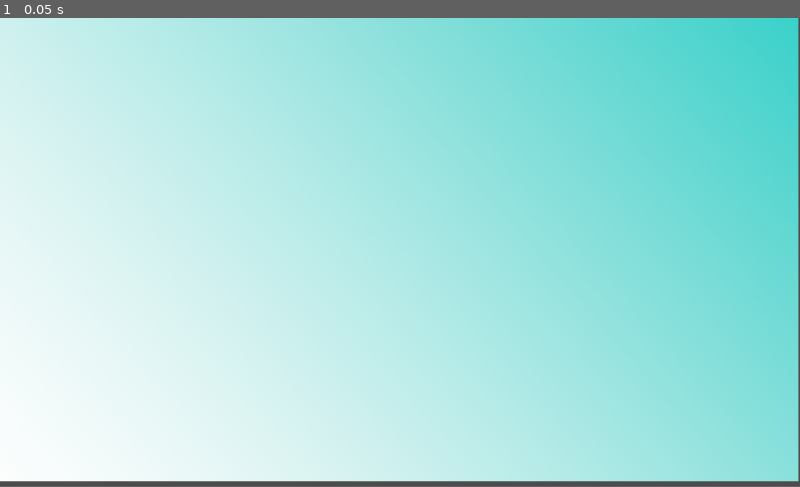
Above: before the commit, frame 1.
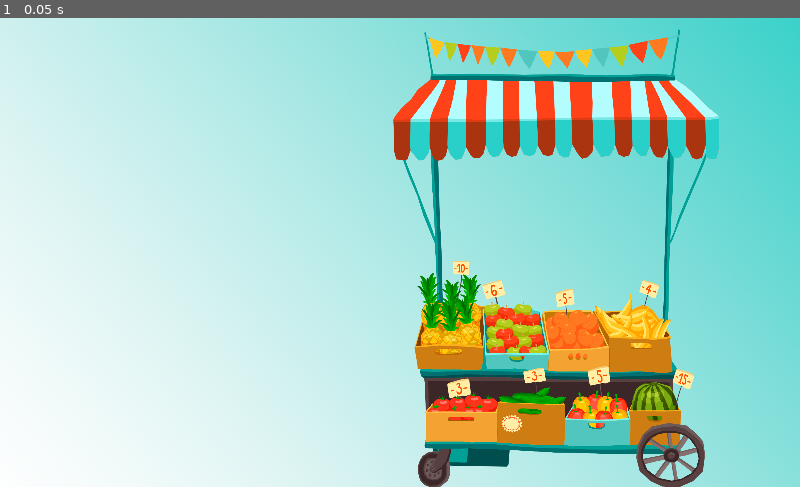
Above: after the commit, the same moment.

Repository: victoriaogomes/Ultimate-Food-Defense
Game: Godot game, scene res://titleScreen.tscn
Two runs of this game, one before a commit and one after it. Both use one fixed random seed, a clock stepped at 60 frames per second and the inputs below.
Inputs:
- Up to frame 1 (0.05 s): no input
The window is 800x468 before the commit and 800x469 after it. Grey fills any space a smaller window leaves; there, only what the larger window draws over its background counts as a difference.

The runs differ from the first frame. In frame 1, 20% of the frame differs, in the area x 0-100%, y 0-100%.

Commit message:
"Início" menu

Diff:
--- a/UltimateFruitDefense/project.godot
+++ b/UltimateFruitDefense/project.godot
@@ -14,6 +14,10 @@
 run/main_scene="res://titleScreen.tscn"
 config/icon="res://icon.png"
 
+[display]
+
+window/stretch/mode="2d"
+
 [rendering]
 
 environment/default_environment="res://default_env.tres"
--- a/UltimateFruitDefense/titleScreen.tscn
+++ b/UltimateFruitDefense/titleScreen.tscn
@@ -1,6 +1,16 @@
-[gd_scene load_steps=2 format=2]
+[gd_scene load_steps=12 format=2]
 
 [ext_resource path="res://sprites/Background.png" type="Texture" id=1]
+[ext_resource path="res://sprites/Car.png" type="Texture" id=2]
+[ext_resource path="res://sprites/Pineapple box.png" type="Texture" id=3]
+[ext_resource path="res://sprites/Banana box.png" type="Texture" id=4]
+[ext_resource path="res://sprites/Orange box.png" type="Texture" id=5]
+[ext_resource path="res://sprites/Apple box.png" type="Texture" id=6]
+[ext_resource path="res://sprites/Tomato box.png" type="Texture" id=7]
+[ext_resource path="res://sprites/Watermelon box.png" type="Texture" id=8]
+[ext_resource path="res://sprites/Pepper box.png" type="Texture" id=9]
+[ext_resource path="res://sprites/Cucumber box.png" type="Texture" id=10]
+[ext_resource path="res://sprites/Wheel.png" type="Texture" id=11]
 
 [node name="MarginContainer" type="MarginContainer" index="0"]
 
@@ -18,8 +28,118 @@
 size_flags_vertical = 1
 _sections_unfolded = [ "Theme" ]
 
-[node name="Sprite" type="Sprite" parent="." index="0"]
+[node name="background" type="Sprite" parent="." index="0"]
 
-position = Vector2( 509.568, 296.85 )
-scale = Vector2( 0.487695, 0.396379 )
+position = Vector2( 512.012, 300.016 )
+scale = Vector2( 0.487613, 0.400011 )
 texture = ExtResource( 1 )
+
+[node name="HBoxContainer" type="HBoxContainer" parent="." index="1"]
+
+anchor_left = 0.0
+anchor_top = 0.0
+anchor_right = 0.0
+anchor_bottom = 0.0
+margin_left = 2.0
+margin_top = 1.0
+margin_right = 1023.0
+margin_bottom = 601.0
+rect_pivot_offset = Vector2( 0, 0 )
+rect_clip_content = false
+mouse_filter = 1
+mouse_default_cursor_shape = 0
+size_flags_horizontal = 1
+size_flags_vertical = 1
+alignment = 0
+
+[node name="VBoxContainer" type="VBoxContainer" parent="HBoxContainer" index="0"]
+
+anchor_left = 0.0
+anchor_top = 0.0
+anchor_right = 0.0
+anchor_bottom = 0.0
+margin_bottom = 600.0
+rect_pivot_offset = Vector2( 0, 0 )
+rect_clip_content = false
+mouse_filter = 1
+mouse_default_cursor_shape = 0
+size_flags_horizontal = 1
+size_flags_vertical = 1
+alignment = 0
+
+[node name="CenterContainer" type="CenterContainer" parent="HBoxContainer" index="1"]
+
+anchor_left = 0.0
+anchor_top = 0.0
+anchor_right = 0.0
+anchor_bottom = 0.0
+margin_left = 4.0
+margin_right = 4.0
+margin_bottom = 600.0
+rect_pivot_offset = Vector2( 0, 0 )
+rect_clip_content = false
+mouse_filter = 0
+mouse_default_cursor_shape = 0
+size_flags_horizontal = 1
+size_flags_vertical = 1
+use_top_left = false
+
+[node name="car" type="Sprite" parent="HBoxContainer/CenterContainer" index="0"]
+
+position = Vector2( 708.032, 302.905 )
+scale = Vector2( 0.292039, 0.355475 )
+texture = ExtResource( 2 )
+
+[node name="pineappleBox" type="Sprite" parent="HBoxContainer/CenterContainer" index="1"]
+
+position = Vector2( 573.543, 382.713 )
+scale = Vector2( 0.321744, 0.358877 )
+texture = ExtResource( 3 )
+
+[node name="bananaBox" type="Sprite" parent="HBoxContainer/CenterContainer" index="2"]
+
+position = Vector2( 805.871, 394.854 )
+scale = Vector2( 0.250728, 0.284355 )
+texture = ExtResource( 4 )
+
+[node name="orangeBox" type="Sprite" parent="HBoxContainer/CenterContainer" index="3"]
+
+position = Vector2( 732.244, 399.428 )
+scale = Vector2( 0.270414, 0.346304 )
+texture = ExtResource( 5 )
+
+[node name="appleBox" type="Sprite" parent="HBoxContainer/CenterContainer" index="4"]
+
+position = Vector2( 656.014, 392.463 )
+scale = Vector2( 0.34411, 0.354576 )
+texture = ExtResource( 6 )
+
+[node name="tomatoBox" type="Sprite" parent="HBoxContainer/CenterContainer" index="5"]
+
+position = Vector2( 588.758, 502.336 )
+scale = Vector2( 0.317134, 0.330615 )
+texture = ExtResource( 7 )
+
+[node name="watermelonBox" type="Sprite" parent="HBoxContainer/CenterContainer" index="6"]
+
+position = Vector2( 842.687, 497.764 )
+scale = Vector2( 0.289115, 0.342848 )
+texture = ExtResource( 8 )
+
+[node name="pepperBox" type="Sprite" parent="HBoxContainer/CenterContainer" index="7"]
+
+position = Vector2( 759.708, 496.181 )
+scale = Vector2( 0.288339, 0.318828 )
+texture = ExtResource( 9 )
+
+[node name="cucumberBox" type="Sprite" parent="HBoxContainer/CenterContainer" index="8"]
+
+position = Vector2( 676.85, 497.087 )
+scale = Vector2( 0.301619, 0.262539 )
+texture = ExtResource( 10 )
+
+[node name="Sprite" type="Sprite" parent="HBoxContainer/CenterContainer" index="9"]
+
+position = Vector2( 855.848, 557.646 )
+scale = Vector2( 0.341309, 0.325934 )
+texture = ExtResource( 11 )
Binary file changed: UltimateFruitDefense/sprites/Car.png
Binary file added: UltimateFruitDefense/sprites/Wheel.png
Not shown, added: UltimateFruitDefense/sprites/Wheel.png.import
